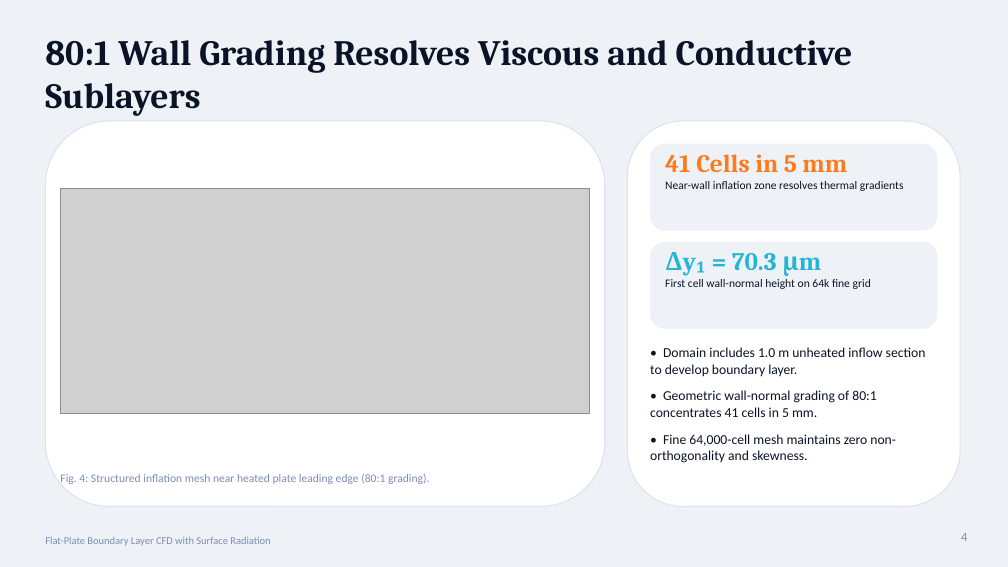
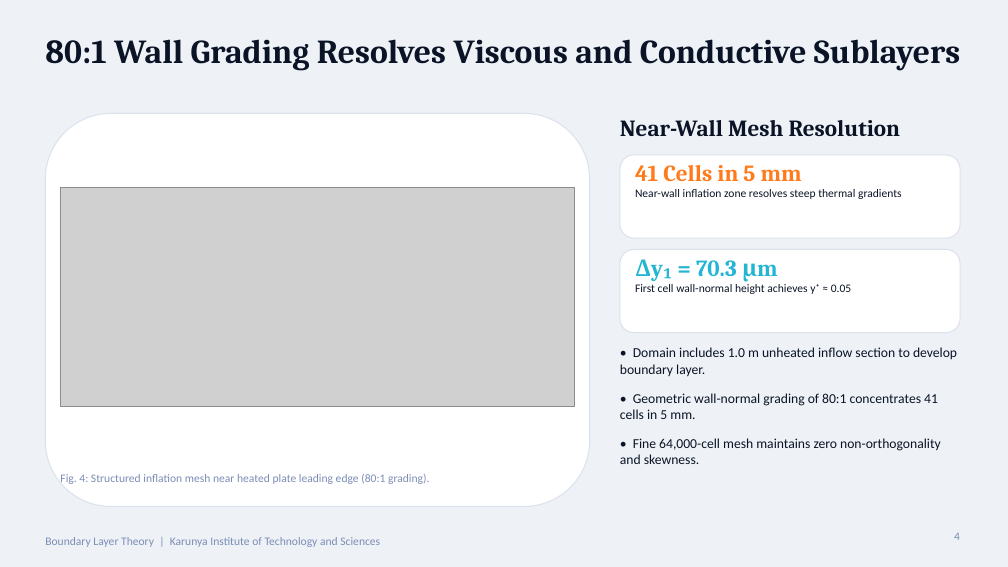
Before and after one commit to Jersam-l/flat-plate-with-radiation-cfd, a slide deck: slide 4 of Flat_Plate_Radiation_CFD_Pitch.pptx. Drawn at 1008x567 pixels with LibreOffice and Linux fonts; fonts in the diff are those of the drawing; grey boxes stand for pictures. Boxes give left, top, right and bottom in pixels: in the first picture for what was removed or moved away, otherwise in the second. Text is boxed around its words. In the diff, an @@ line names an element or a change of style, - is before the commit and + after.

```diff
--- a/Flat_Plate_Radiation_CFD_Pitch.pptx
+++ b/Flat_Plate_Radiation_CFD_Pitch.pptx
@@ text "80:1 Wall Grading Resolves Viscous ..." at <box>45,39,960,71</box>: size 34 to 32 pt @@
@@ rounded rectangle: place and size @@
-rounded rectangle at <box>45,121,605,507</box>
+rounded rectangle at <box>45,113,590,507</box>
@@ text added at <box>620,120,901,136</box>, 22 pt, text #0B1426, bold @@
+Near-Wall Mesh Resolution
@@ rounded rectangle removed at <box>628,121,960,507</box> @@
@@ rounded rectangle at <box>620,155,960,238</box>: fill #EEF2F7 to #FFFFFF; outline none to #DCE2EC 1 pt @@
@@ rounded rectangle: place and size @@
-rounded rectangle at <box>650,144,938,231</box>
+rounded rectangle at <box>620,155,960,238</box>
@@ text at <box>635,165,802,182</box>: size 24 to 22 pt in "41 Cells in 5 mm" @@
@@ text "41 Cells in 5 mm": place and size @@
-text "41 Cells in 5 mm" at <box>665,154,904,191</box>
+text "41 Cells in 5 mm" at <box>635,165,902,199</box>
@@ picture: place and size @@
-picture at <box>60,188,590,413</box>
+picture at <box>60,188,575,406</box>
@@ text at <box>635,189,902,199</box>: text changed @@
-Near-wall inflation zone resolves thermal gradients
+Near-wall inflation zone resolves steep thermal gradients
@@ rounded rectangle: place and size @@
-rounded rectangle at <box>650,242,938,329</box>
+rounded rectangle at <box>620,250,960,333</box>
@@ rounded rectangle at <box>620,250,960,333</box>: fill #EEF2F7 to #FFFFFF; outline none to #DCE2EC 1 pt @@
@@ text "Δy₁ = 70.3 μm": place and size @@
-text "Δy₁ = 70.3 μm" at <box>665,253,871,289</box>
+text "Δy₁ = 70.3 μm" at <box>635,260,851,294</box>
@@ text at <box>696,260,737,276</box>: size 24 to 22 pt in "Δy₁ = 70.3 μm" @@
@@ text at <box>635,284,851,294</box>: text changed @@
-First cell wall-normal height on 64k fine grid
+First cell wall-normal height achieves y⁺ ≈ 0.05
@@ text "• Domain includes 1.0 m ...": place and size @@
-text "• Domain includes 1.0 m ..." at <box>650,347,926,463</box>
+text "• Domain includes 1.0 m ..." at <box>620,347,957,464</box>
@@ text "• Domain includes 1.0 m ..." at <box>620,347,957,464</box>: more space between paragraphs @@
@@ text at <box>45,537,380,547</box>: text changed; size 10 to 11 pt @@
-Flat-Plate Boundary Layer CFD with Surface Radiation
+Boundary Layer Theory | Karunya Institute of Technology and Sciences
@@ text "4": place and size @@
-text "4" at <box>961,533,967,541</box>
+text "4" at <box>954,533,960,540</box>
@@ text "4" at <box>954,533,960,540</box>: size 12 to 11 pt @@
```
Also in this commit, not shown: 13 other slides changed, 25 other files.
